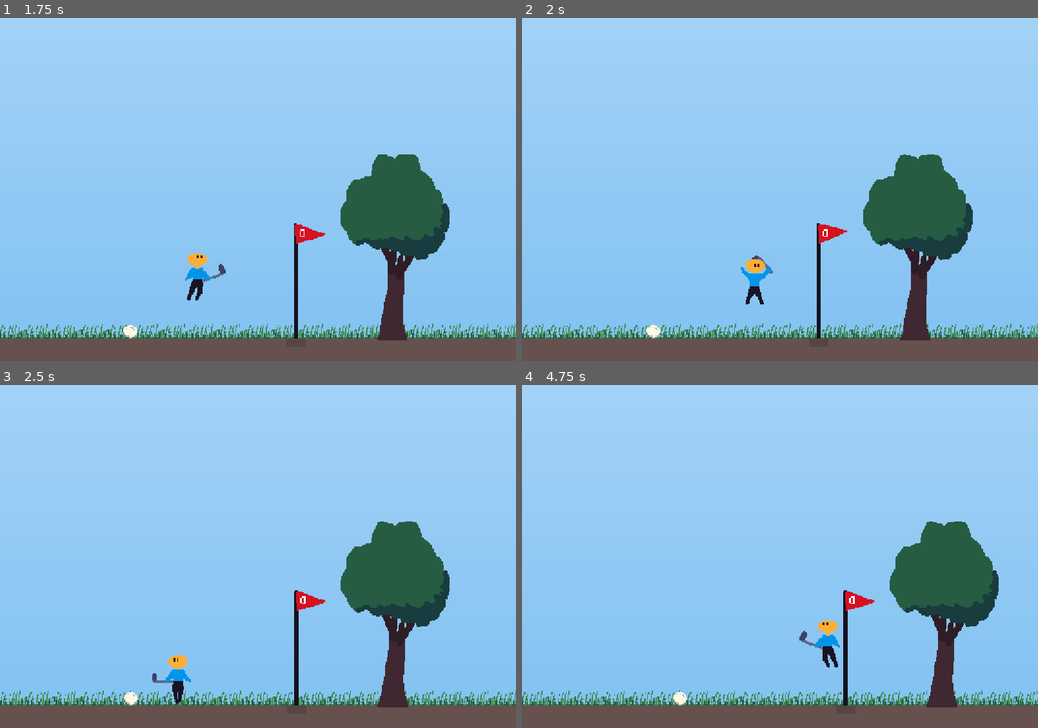
Above: before the commit, frames 1-4 (two rows, left to right).
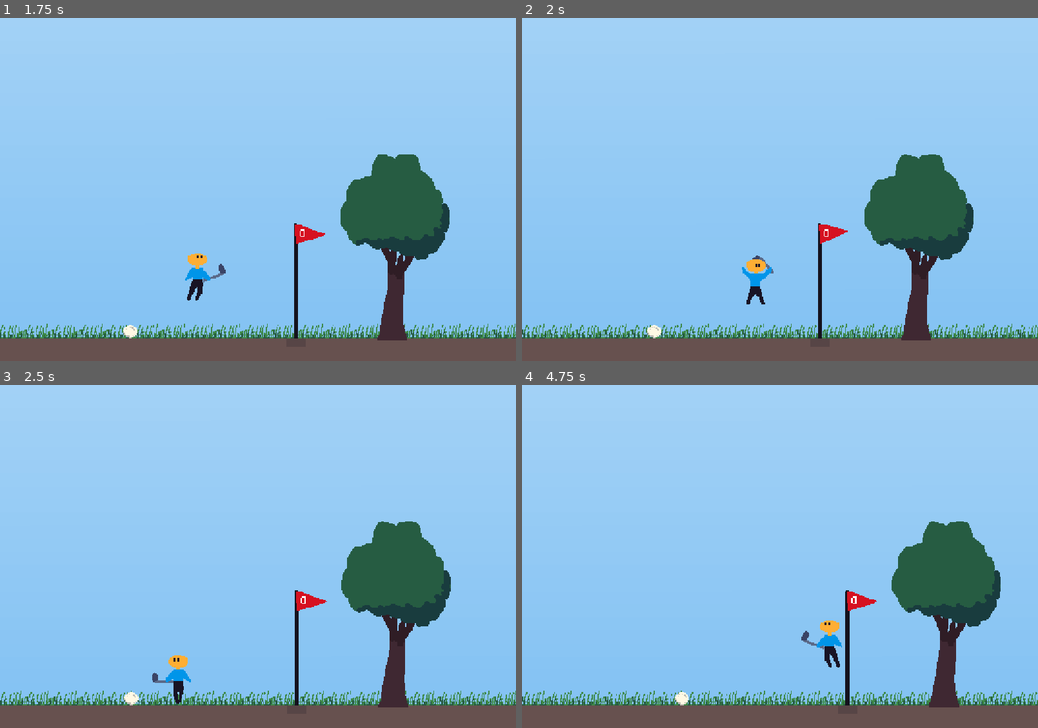
Above: after the commit, the same moments.

Repository: martindzejky/down-golf
Game: Godot game, scene res://main.tscn
Two runs of this game, one before a commit and one after it. Both use one fixed random seed, a clock stepped at 60 frames per second and the inputs below.
Inputs:
- Up to frame 1 (1.75 s): hold Space (shoot) 0.53-1.28 s; hold Right (move_right) from 0.53 s (still down); tap Up (jump) at 0.77, 1.52 s; tap Space (shoot) at 1.35 s
- Up to frame 2 (2 s): keep holding Right (move_right)
- Up to frame 3 (2.5 s): release Right (move_right) at 2.03 s; hold Left (move_left) from 2.03 s (still down); hold Space (shoot) from 2.03 s (still down)
- Up to frame 4 (4.75 s): release Left (move_left) at 2.78 s; release Space (shoot) at 2.78 s; hold Right (move_right) 2.78-4.28 s; tap Space (shoot) at 2.85, 4.35 s; tap Up (jump) at 3.02, 3.77, 4.52 s; hold Space (shoot) 3.53-4.28 s; hold Left (move_left) from 4.28 s (still down)

Frame 1 is identical in both runs. In frame 2, 2.4% of the frame differs, in the area x 0-100%, y 39-94%; in frame 3, 1.2%; in frame 4, 3.1%.

Commit message:
ignore ball by camera when it gets too far

Diff:
--- a/objects/camera.gd
+++ b/objects/camera.gd
@@ -1,7 +1,8 @@
 extends Camera2D
 
-const POLE_CONSIDERATION_DISTANCE = 800
-const PLAYER_VIEW_MARGIN = 150
+const BALL_CONSIDERATION_DISTANCE = 600
+const POLE_CONSIDERATION_DISTANCE = 400
+const PLAYER_VIEW_MARGIN = 200
 
 var player: Node2D
 var ball: Node2D
@@ -20,6 +21,11 @@
       current_pole = pole
       break
 
+  # Poles have a camera_marker child node which should be used for camera calculations
+  var pole_camera_marker = null
+  if current_pole:
+    pole_camera_marker = current_pole.get_node('camera_marker')
+
   # Get current viewport size (in screen coordinates)
   var viewport_size = get_viewport_rect().size
 
@@ -28,13 +34,21 @@
 
   # Calculate the midpoint between player and ball, and possibly pole
   var midpoint: Vector2
+  var points = [player.global_position]
 
-  if current_pole and player.global_position.distance_to(current_pole.global_position) < POLE_CONSIDERATION_DISTANCE:
-    # Include pole in calculation if player is close enough
-    midpoint = (player.global_position + ball.global_position + current_pole.global_position) / 3
-  else:
-    # Otherwise just use player and ball
-    midpoint = (player.global_position + ball.global_position) / 2
+  # Check if ball is close enough to consider
+  if player.global_position.distance_to(ball.global_position) < BALL_CONSIDERATION_DISTANCE:
+    points.append(ball.global_position)
+
+  # Check if pole is close enough to consider
+  if pole_camera_marker and player.global_position.distance_to(pole_camera_marker.global_position) < POLE_CONSIDERATION_DISTANCE:
+    points.append(pole_camera_marker.global_position)
+
+  # Calculate midpoint based on all considered points
+  midpoint = Vector2.ZERO
+  for point in points:
+    midpoint += point
+  midpoint = midpoint / points.size()
 
   # Calculate max distance from player to keep them in view (half viewport minus margin)
   # The margin is also scaled by zoom
--- a/objects/pole.tscn
+++ b/objects/pole.tscn
@@ -213,6 +213,9 @@
 max_distance = 1500.0
 bus = &"pole sounds"
 
+[node name="camera_marker" type="Marker2D" parent="."]
+position = Vector2(7, -123)
+
 [connection signal="ball_entered_hole" from="." to="honk" method="play"]
 [connection signal="ball_entered_hole" from="." to="falling_hole" method="play"]
 [connection signal="player_entered_pole" from="." to="falling_hole" method="play"]
